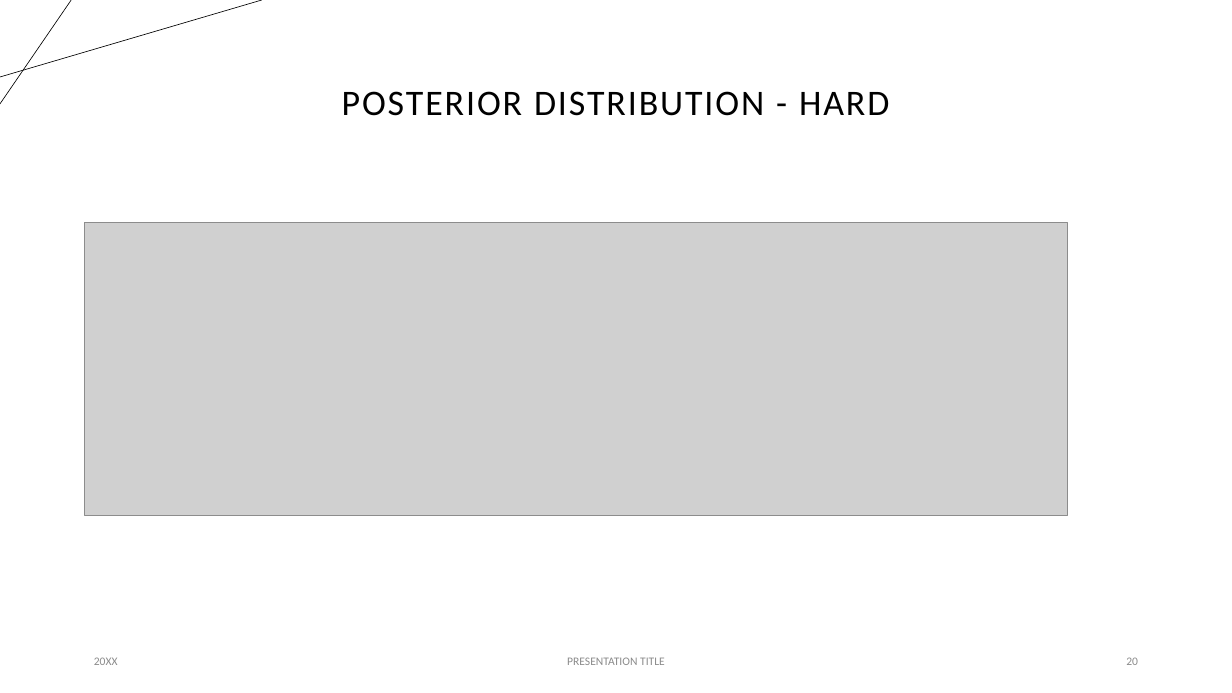
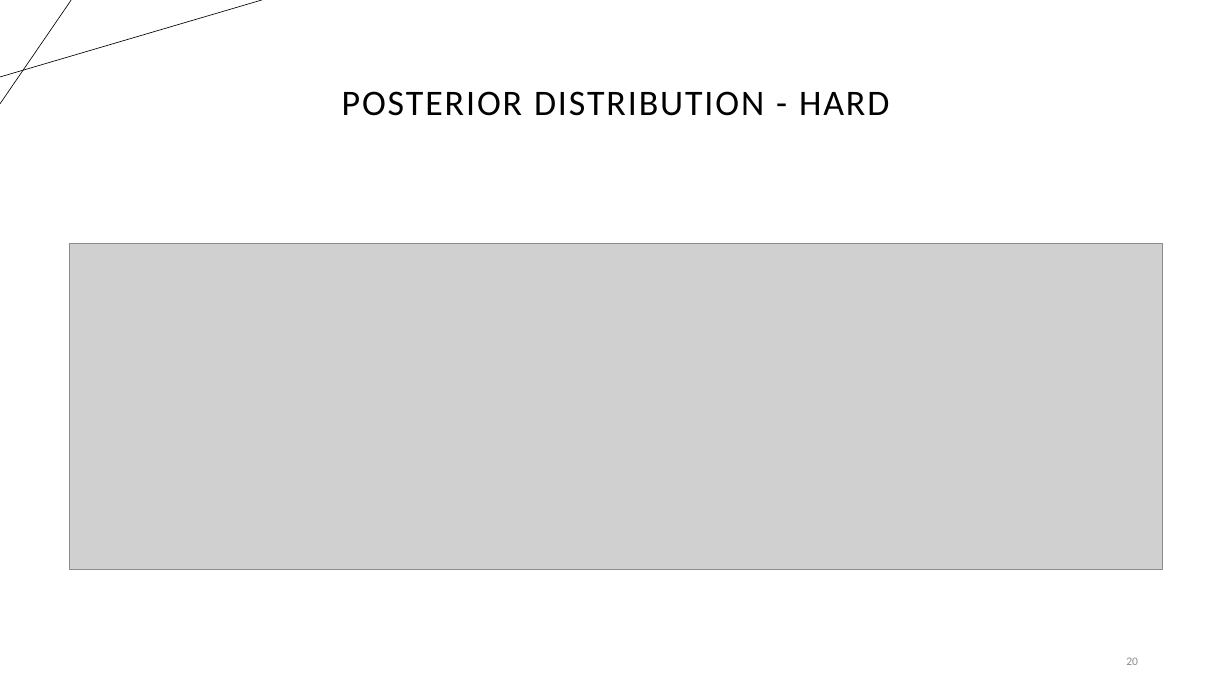
Before and after one commit to Saucedo98/examine-ez-diffusion, a slide deck: slide 20 of ezDiffusion.pptx. Drawn at 1232x693 pixels with LibreOffice and Linux fonts; fonts in the diff are those of the drawing; grey boxes stand for pictures. Boxes give left, top, right and bottom in pixels: in the first picture for what was removed or moved away, otherwise in the second. Text is boxed around its words. In the diff, an @@ line names an element or a change of style, - is before the commit and + after.

```diff
--- a/ezDiffusion.pptx
+++ b/ezDiffusion.pptx
@@ picture: place and size @@
-picture at <box>85,223,1068,515</box>
+picture at <box>69,244,1163,569</box>
@@ text removed at <box>94,657,118,665</box> @@
-20XX
@@ text removed at <box>567,657,665,665</box> @@
-PRESENTATION TITLE
```
Also in this commit, not shown: 19 other slides changed, 20 other files.
